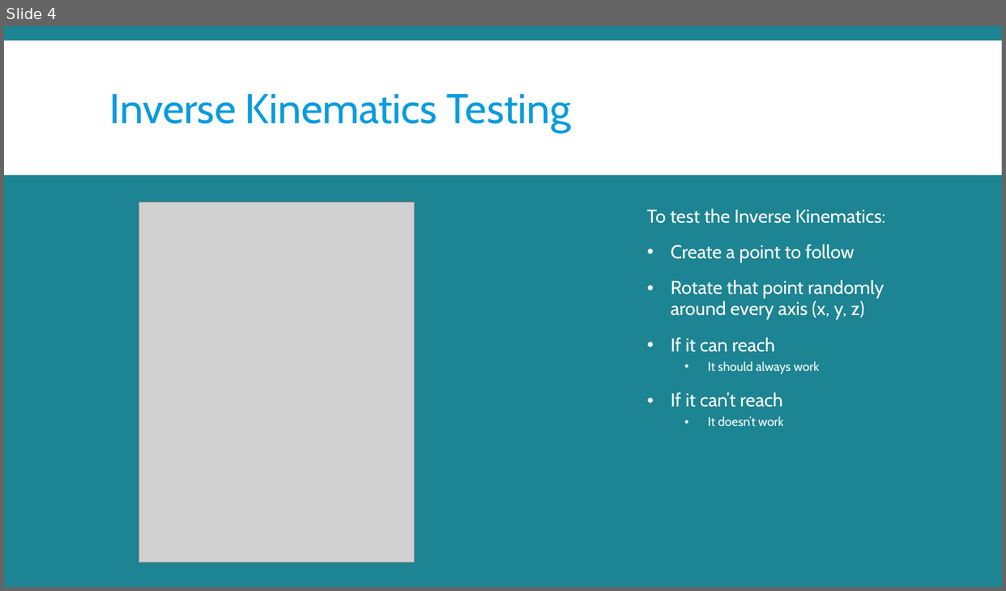
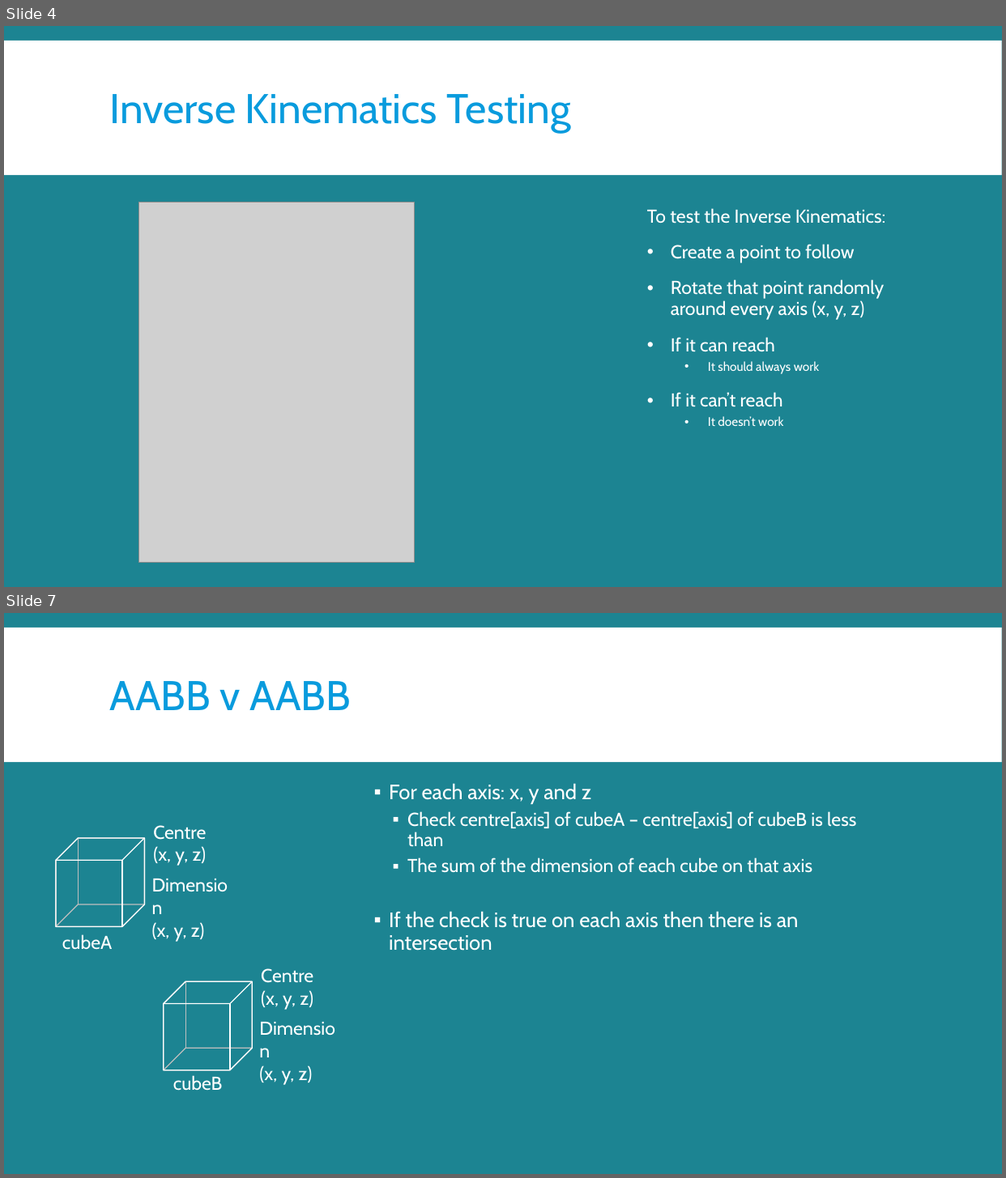
Before and after one commit to migiesmith/Physics-based-Animation-Coursework, a slide deck: Presentation/Inverse Kinematics and Particles.pptx. Shown one above the other, each under a label of ours: slide 4 before the commit, slides 4 and 7 after it; the slides between them are not shown. The pictures are 1006x591 and 1006x1178 pixels, drawn with LibreOffice and Linux fonts; fonts in the diff are those of the drawing; grey boxes stand for pictures. Boxes give left, top, right and bottom in pixels: in the first picture for what was removed or moved away, otherwise in the second. Text is boxed around its words. In the diff, an @@ line names an element or a change of style, - is before the commit and + after.

```diff
--- a/Presentation/Inverse Kinematics and Particles.pptx
+++ b/Presentation/Inverse Kinematics and Particles.pptx
@@ slide 7 added at <box>4,613,1002,1174</box>, background #1C8492; not listed: 1 template element that a slide beside it also shows @@
@@ title added at <box>110,681,350,710</box>, 40 pt, text #099BDD @@
+AABB v AABB
@@ text added at <box>389,783,856,951</box>, 18 pt, text #FFFFFF @@
+  ▪ For each axis: x, y and z
+    ▪ Check centre[axis] of cubeA – centre[axis] of cubeB is less than
+    ▪ The sum of the dimension of each cube on that axis
+  ▪ If the check is true on each axis then there is an intersection
@@ group added at <box>56,825,614,942</box>: 2 cubes, 2 texts @@
+Centre
+(x, y, z)
+Dimension
+(x, y, z)
@@ text added at <box>62,935,112,950</box>, 18 pt, text #FFFFFF @@
+cubeA
@@ group added at <box>164,969,313,1085</box>: 2 cubes, 2 texts @@
+Centre
+(x, y, z)
+Dimension
+(x, y, z)
@@ text added at <box>173,1076,223,1091</box>, 18 pt, text #FFFFFF @@
+cubeB
```
Also in this commit, not shown: 10 other slides added, 1 other file.
